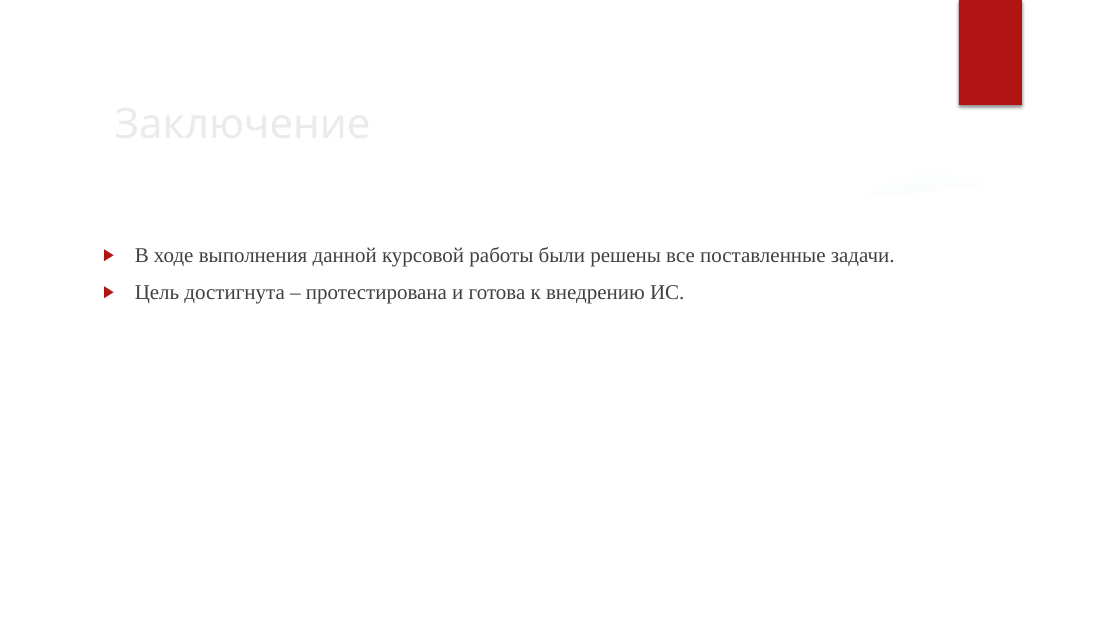
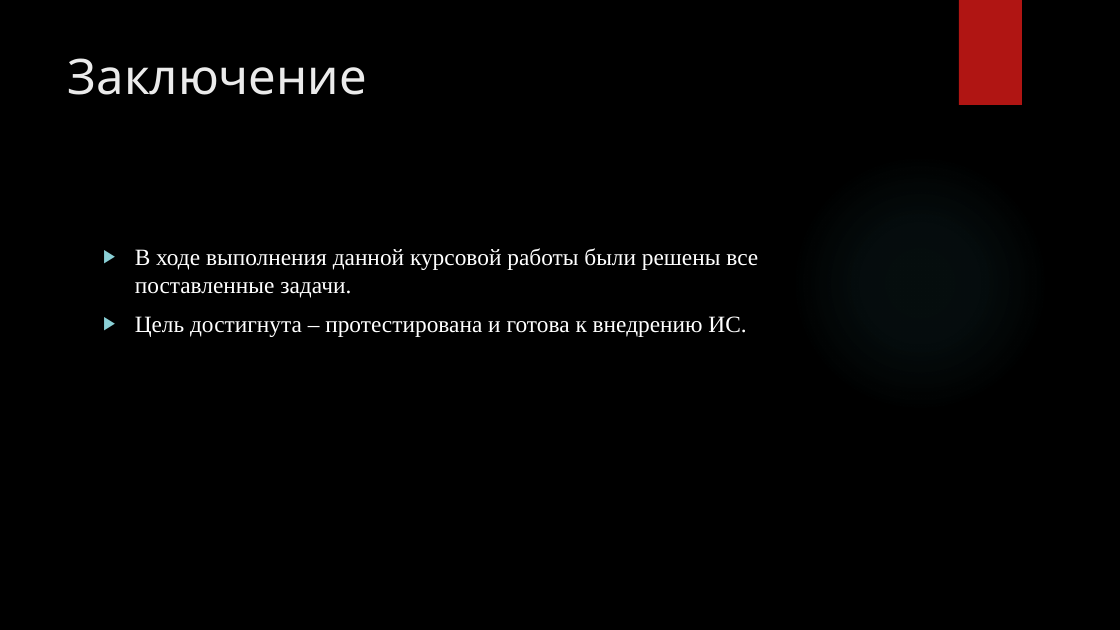
Before and after one commit to nefir2/kur, a slide deck: slide 13 of well, this is mine/presentation/remake to mine presentation/presentation.pptx. Drawn at 1120x630 pixels with LibreOffice and Linux fonts; fonts in the diff are those of the drawing; background and template pictures are left out. Boxes give left, top, right and bottom in pixels: in the first picture for what was removed or moved away, otherwise in the second. Text is boxed around its words. In the diff, an @@ line names an element or a change of style, - is before the commit and + after.

```diff
--- a/well, this is mine/presentation/remake to mine presentation/presentation.pptx
+++ b/well, this is mine/presentation/remake to mine presentation/presentation.pptx
@@ group removed at box(0, 0, 1120, 630): 3 freeform shapes, 2 ellipses @@
@@ title "Заключение": place and size @@
-title "Заключение" at box(106, 89, 917, 154)
+title "Заключение" at box(68, 58, 367, 95)
@@ title "Заключение" at box(68, 58, 367, 95): size 36 to 42 pt; vertical alignment middle to top @@
@@ ellipse: place and size @@
-ellipse at box(805, 168, 1064, 427)
+ellipse at box(791, 154, 1049, 413)
@@ ellipse at box(791, 154, 1049, 413): fill gradient #5F9C9D to gradient #50B9C1 @@
@@ text "В ходе выполнения данной курсовой ..." at box(135, 248, 758, 337): size 18 to 20 pt, text colour #404040 to #FFFFFF; bullet colour #B01513 to #8AD0D6 @@
```
Also in this commit, not shown: 13 other slides changed, 2 other files.
